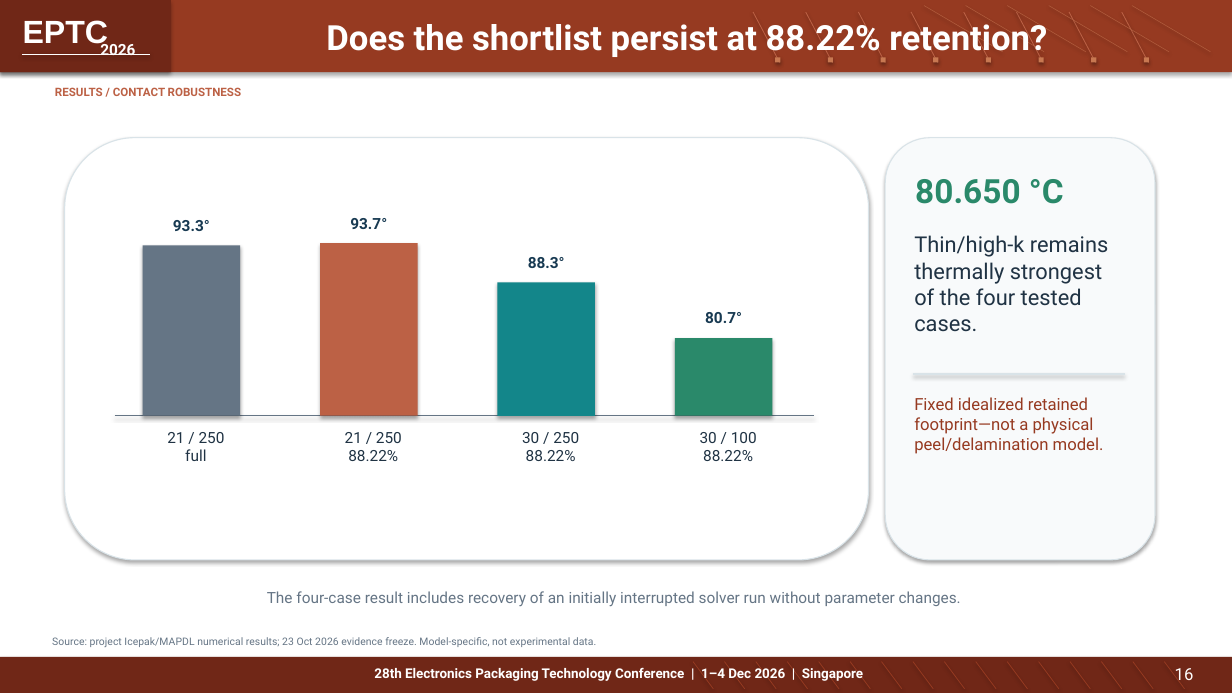
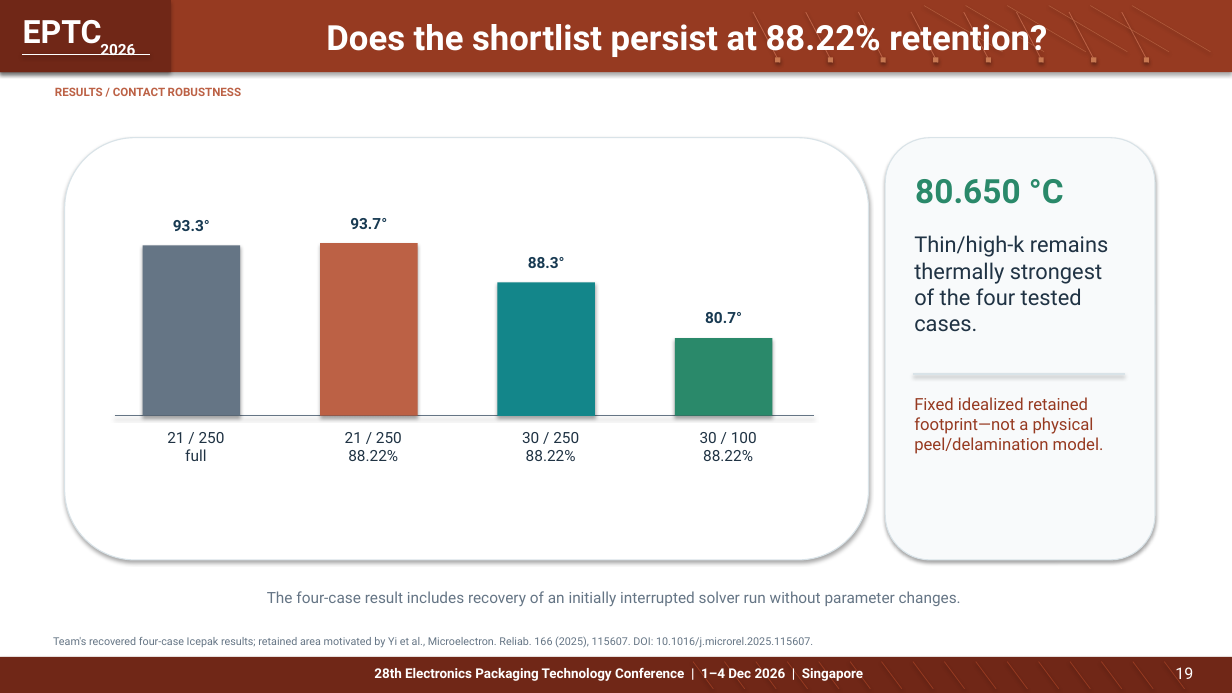
Before and after one commit to Makise-okabe/EPTC, a slide deck: slide 19 of presentations/EPTC_2026_Student_Innovation_Challenge_Presentation.pptx (slide 16 before the commit). Drawn at 1232x693 pixels with LibreOffice and Linux fonts; fonts in the diff are those of the drawing. Boxes give left, top, right and bottom in pixels: in the first picture for what was removed or moved away, otherwise in the second. Text is boxed around its words. In the diff, an @@ line names an element or a change of style, - is before the commit and + after.

```diff
--- a/presentations/EPTC_2026_Student_Innovation_Challenge_Presentation.pptx
+++ b/presentations/EPTC_2026_Student_Innovation_Challenge_Presentation.pptx
@@ text "EPTC" at (23, 20, 102, 48): font Arial to Roboto @@
@@ text at (53, 636, 813, 647): text changed; size 8.1 to 8.4 pt @@
-Source: project Icepak/MAPDL numerical results; 23 Oct 2026 evidence freeze. Model-specific, not experimental data.
+Team's recovered four-case Icepak results; retained area motivated by Yi et al., Microelectron. Reliab. 166 (2025), 115607. DOI: 10.1016/j.microrel.2025.115607.
@@ text at (1175, 667, 1193, 679): text changed; size 13 to 12.5 pt @@
-16
+19
```
Also in this commit, not shown: 29 other slides changed, 5 slides added.
